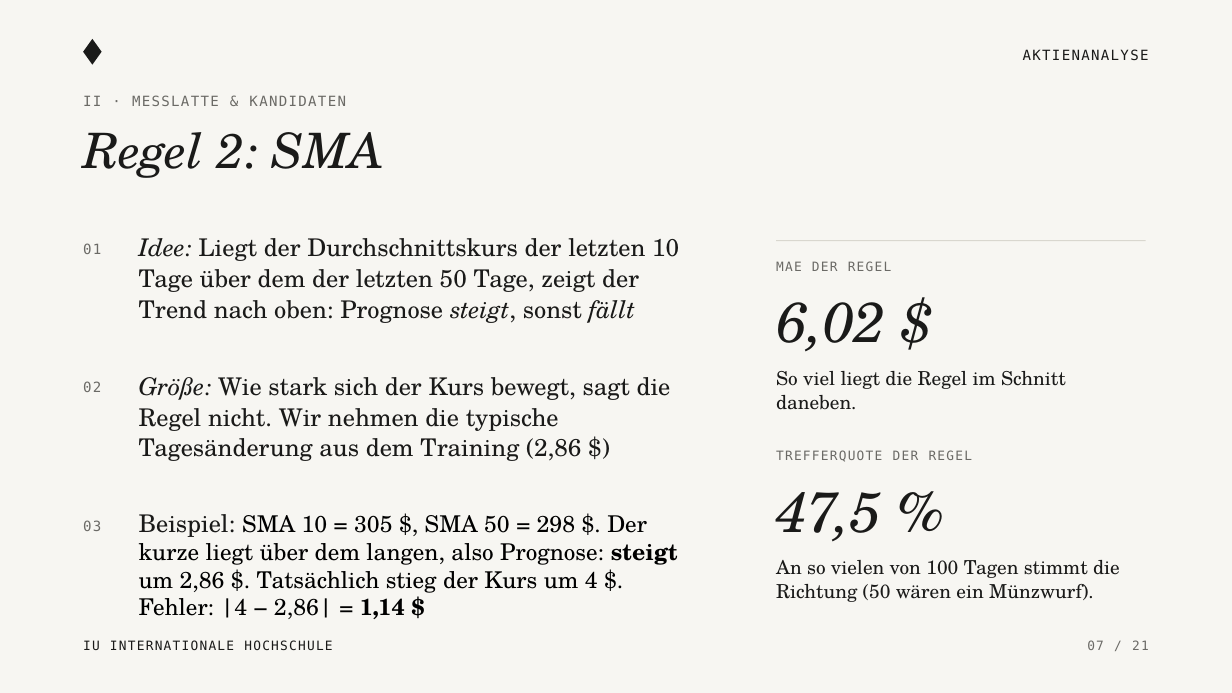
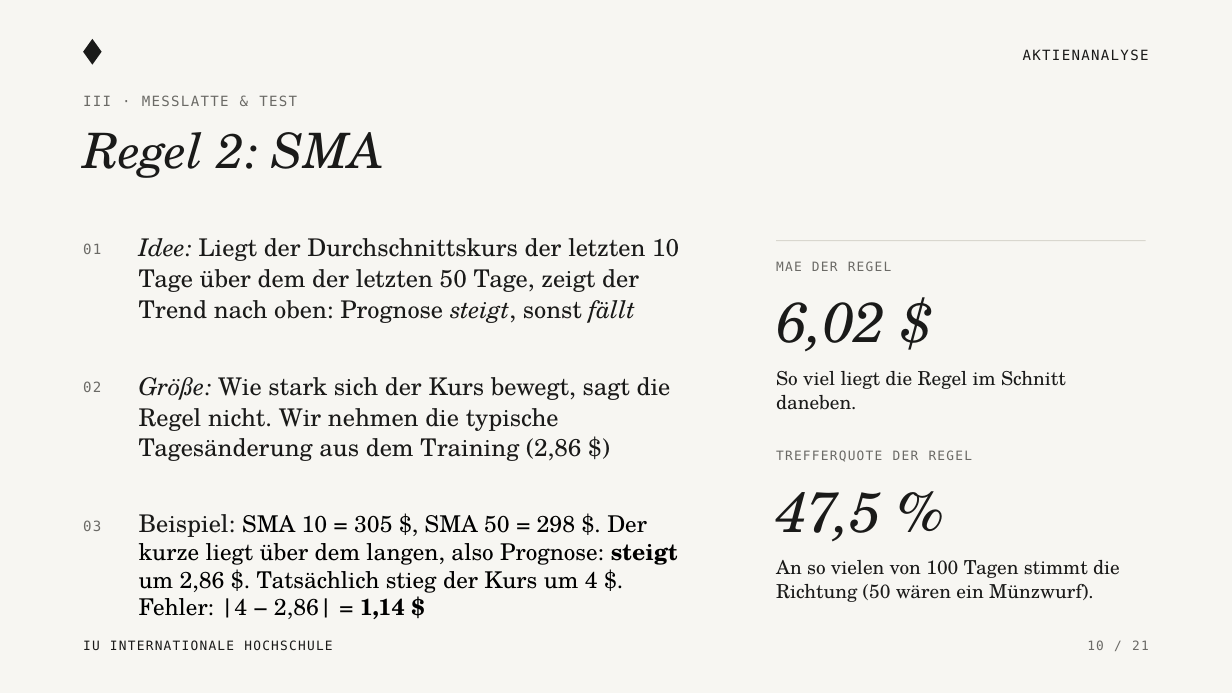
Before and after one commit to KonstantinosLamprou/stockanalysis, a slide deck: slide 10 of presentation/Aktienanalyse_Praesentation.pptx (slide 7 before the commit). Drawn at 1232x693 pixels with LibreOffice and Linux fonts; fonts in the diff are those of the drawing. Boxes give left, top, right and bottom in pixels: in the first picture for what was removed or moved away, otherwise in the second. Text is boxed around its words. In the diff, an @@ line names an element or a change of style, - is before the commit and + after.

```diff
--- a/presentation/Aktienanalyse_Praesentation.pptx
+++ b/presentation/Aktienanalyse_Praesentation.pptx
@@ text at (83, 95, 297, 106): text changed @@
-II · MESSLATTE & KANDIDATEN
+III · MESSLATTE & TEST
@@ text at (1087, 640, 1149, 650): text changed @@
-07 / 21
+10 / 21
```
Also in this commit, not shown: 12 other slides changed, 2 slides added, 2 slides removed, 3 other files.
